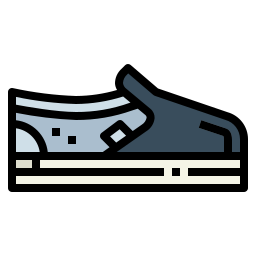
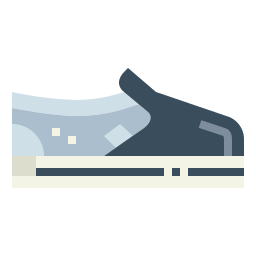
The second w=256, h=256 image is a revision of the first. Changes to its layers:
painted on "L1" over [8, 64, 248, 192]
